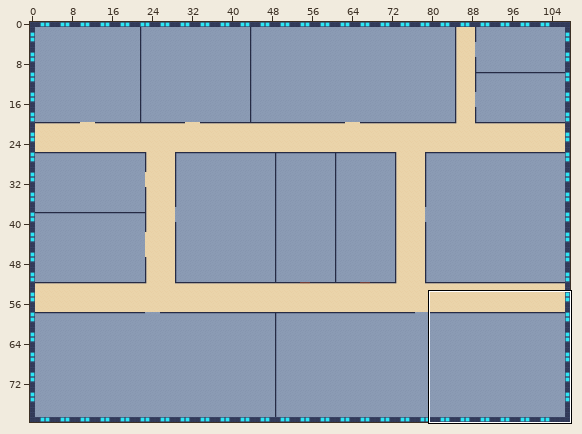
A Tiled map (JSON) gets an edit: public/maps/floor.tmj. The first picture is a wide view before the edit; the outline marks the close-up.
Close-up. As it was:
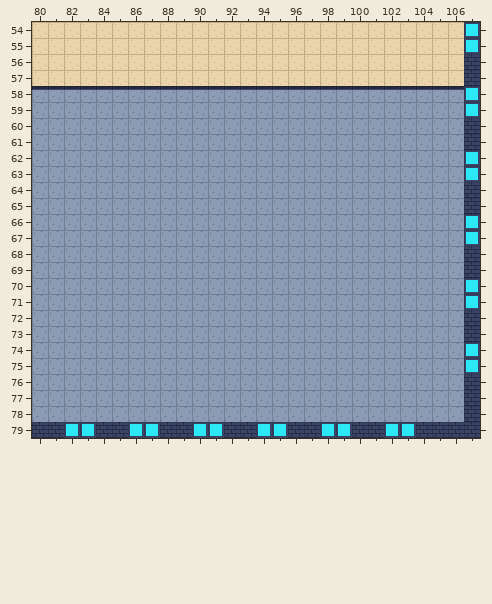
Cells are 16x16 px. Shown: x 80..107, y 54..79. The commit also changed other parts of the map, which this record leaves out.
The result:
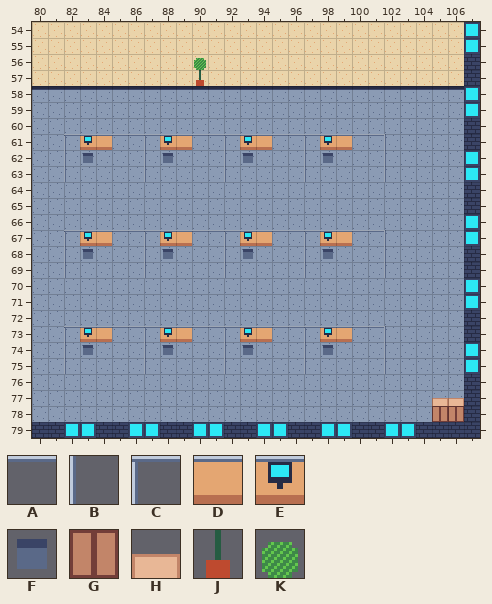
Key: from "placeholder": A 13, B 14, C 15, D 18, E 19, F 20, G 21, H 22, J 23, K 24.
_ is an empty cell.
Tiles of an added or newly shown layer are drawn over the layers below it.
What changed:
Layer "detail" (added):
y 57: x 90 _ -> J
y 61: x 82..102 _____________________ -> CEDAACEDAACEDAACEDAAB
y 62: x 82..83 __ -> BF; x 87..88 __ -> BF; x 92..93 __ -> BF; x 97..98 __ -> BF; x 102 _ -> B
y 63: x 82 _ -> B; x 87 _ -> B; x 92 _ -> B; x 97 _ -> B; x 102 _ -> B
y 67: x 82..102 _____________________ -> CEDAACEDAACEDAACEDAAB
y 68: x 82..83 __ -> BF; x 87..88 __ -> BF; x 92..93 __ -> BF; x 97..98 __ -> BF; x 102 _ -> B
y 69: x 82 _ -> B; x 87 _ -> B; x 92 _ -> B; x 97 _ -> B; x 102 _ -> B
y 73: x 82..102 _____________________ -> CEDAACEDAACEDAACEDAAB
y 74: x 82..83 __ -> BF; x 87..88 __ -> BF; x 92..93 __ -> BF; x 97..98 __ -> BF; x 102 _ -> B
y 75: x 82 _ -> B; x 87 _ -> B; x 92 _ -> B; x 97 _ -> B; x 102 _ -> B
y 78: x 105..106 __ -> GG
Layer "above" (added):
y 56: x 90 _ -> K
y 77: x 105..106 __ -> HH
Boxes around the changes in both close-ups, in picture pixels (x1, y1, x2, y2):
added: (194, 58, 206, 86)
added: (64, 134, 386, 182)
added: (64, 230, 386, 278)
added: (64, 326, 386, 374)
added: (432, 398, 464, 422)
